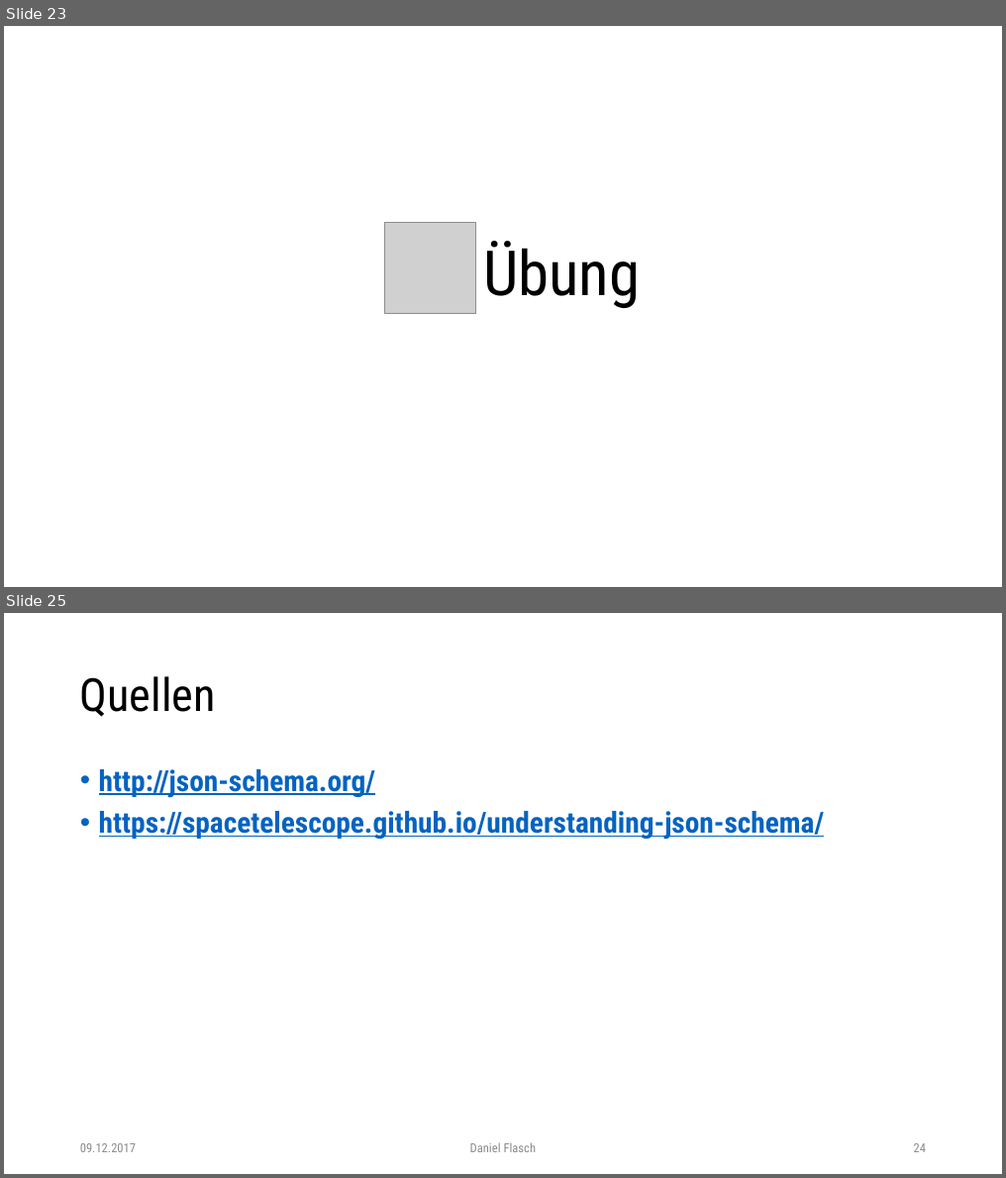
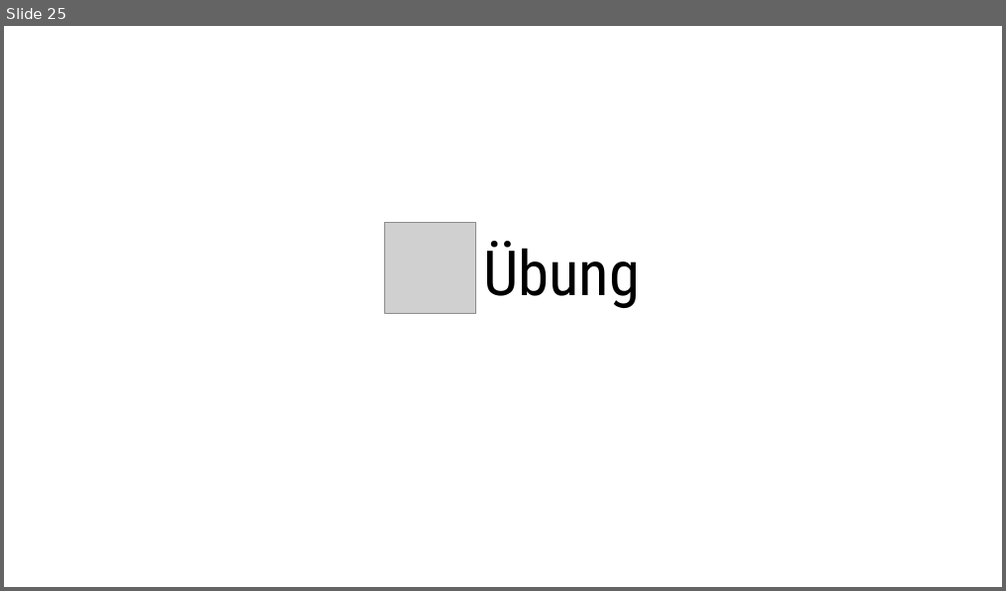
Before and after one commit to dflasch/jsonSchemaEdu, a slide deck: doc/json-schema.pptx. Shown one above the other, each under a label of ours: slides 23 and 25 before the commit, slide 25 after it; the slides between them are not shown. The pictures are 1006x1178 and 1006x591 pixels, drawn with LibreOffice and Linux fonts; fonts in the diff are those of the drawing; grey boxes stand for pictures. Boxes give left, top, right and bottom in pixels: in the first picture for what was removed or moved away, otherwise in the second. Text is boxed around its words. In the diff, an @@ line names an element or a change of style, - is before the commit and + after.

```diff
--- a/doc/json-schema.pptx
+++ b/doc/json-schema.pptx
@@ slide 25 removed at [4, 613, 1002, 1174], background #FFFFFF @@
@@ title removed at [80, 676, 216, 717] @@
-Quellen
@@ text removed at [99, 769, 825, 840] @@
-• http://json-schema.org/
-• https://spacetelescope.github.io/understanding-json-schema/
@@ text removed at [80, 1144, 136, 1153] @@
-09.12.2017
@@ text removed at [470, 1143, 537, 1153] @@
-Daniel Flasch
@@ page number removed at [914, 1144, 926, 1153] @@
-24
@@ what was slide 23 is now slide 25 @@
```
Also in this commit, not shown: 3 slides changed, 2 slides added, 3 other files.
